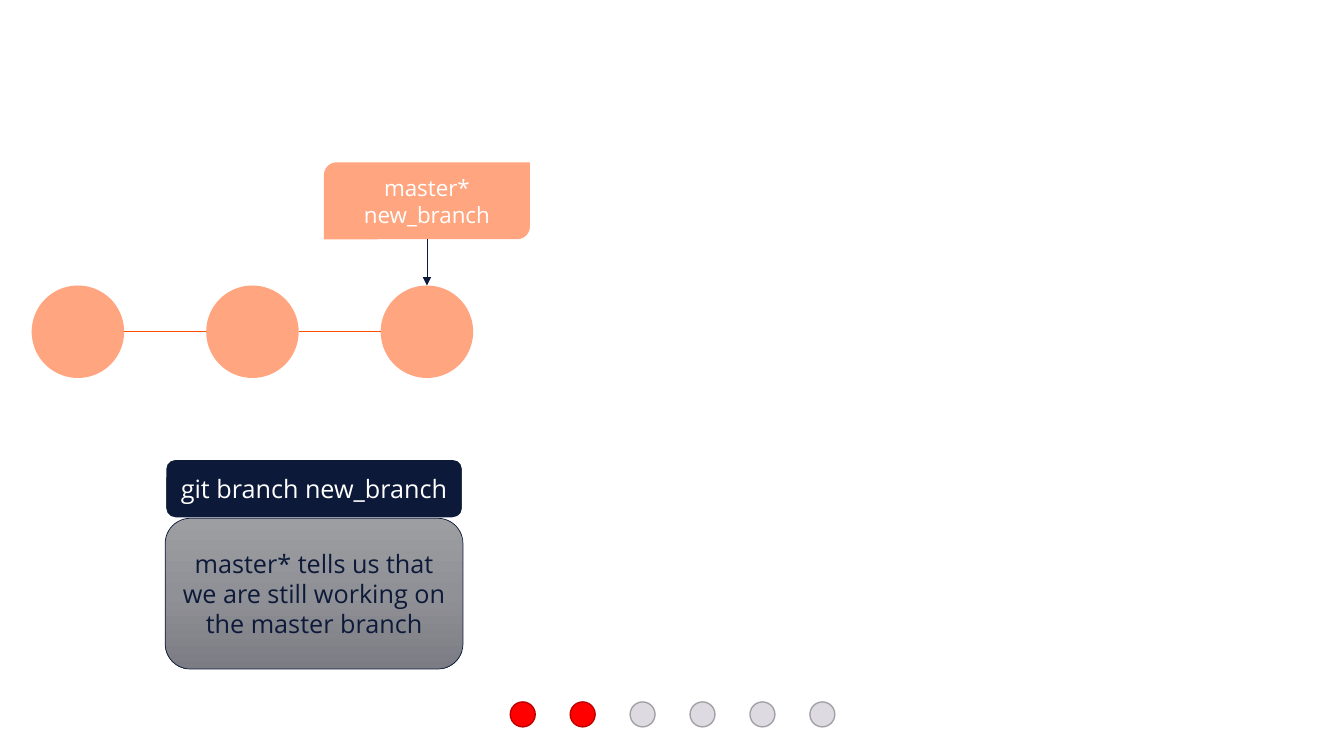
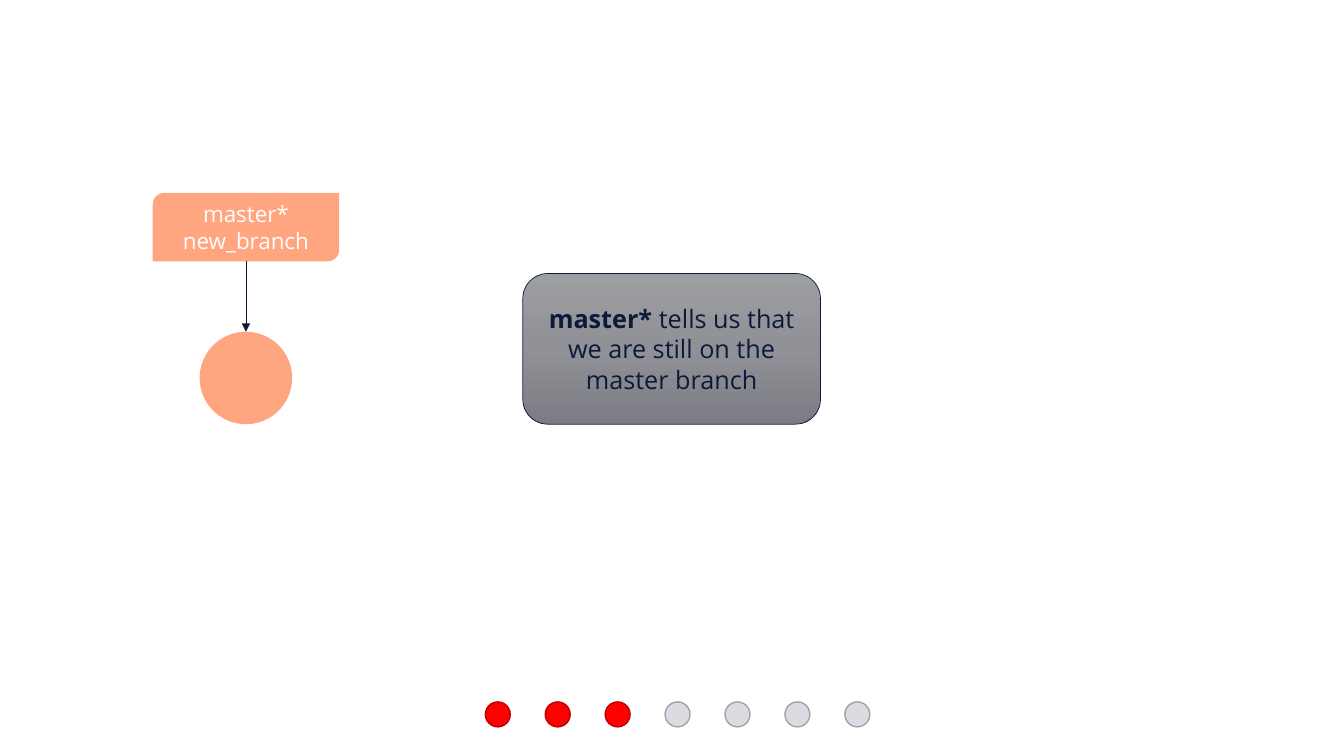
Before and after one commit to e815135/Shiny-App-Project, a slide deck: slide 38 of making basic workflow diagram.pptx (slide 37 before the commit). Drawn at 1344x756 pixels with LibreOffice and Linux fonts; fonts in the diff are those of the drawing. Boxes give left, top, right and bottom in pixels: in the first picture for what was removed or moved away, otherwise in the second. Text is boxed around its words. In the diff, an @@ line names an element or a change of style, - is before the commit and + after.

```diff
--- a/making basic workflow diagram.pptx
+++ b/making basic workflow diagram.pptx
@@ round diag rect "master*": place and size @@
-round diag rect "master*" at bbox=[324, 162, 529, 239]
+round diag rect "master*" at bbox=[153, 193, 340, 261]
@@ arrow moved from (427, 239) - (427, 285) to (246, 261) - (246, 332) @@
@@ rounded rectangle "master* tells us that we ...": place and size @@
-rounded rectangle "master* tells us that we ..." at bbox=[165, 518, 463, 669]
+rounded rectangle "master* tells us that we ..." at bbox=[523, 273, 821, 424]
@@ text in rounded rectangle at bbox=[549, 309, 794, 389]: text changed @@
-master* tells us that we are still working on the master branch
+master* tells us that we are still on the master branch
@@ ellipse: place and size @@
-ellipse at bbox=[207, 285, 299, 378]
+ellipse at bbox=[200, 332, 292, 424]
@@ group removed at bbox=[31, 285, 474, 378]: 2 ellipses, 2 lines @@
@@ rounded rectangle removed at bbox=[165, 459, 463, 518] @@
-git branch new_branch
@@ 6 ellipses: place and size @@
-6 ellipses at bbox=[510, 702, 835, 727]
+6 ellipses at bbox=[485, 702, 811, 727]
@@ ellipse at bbox=[605, 702, 630, 727]: fill #DDDAE1 to #FF0000; outline #A3A1A6 1 pt to #BD0000 1 pt @@
@@ ellipse added at bbox=[845, 702, 870, 727], fill #DDDAE1, outline #A3A1A6 1 pt @@
```
Also in this commit, not shown: 9 other slides changed, 2 slides added, 1 slide removed.
